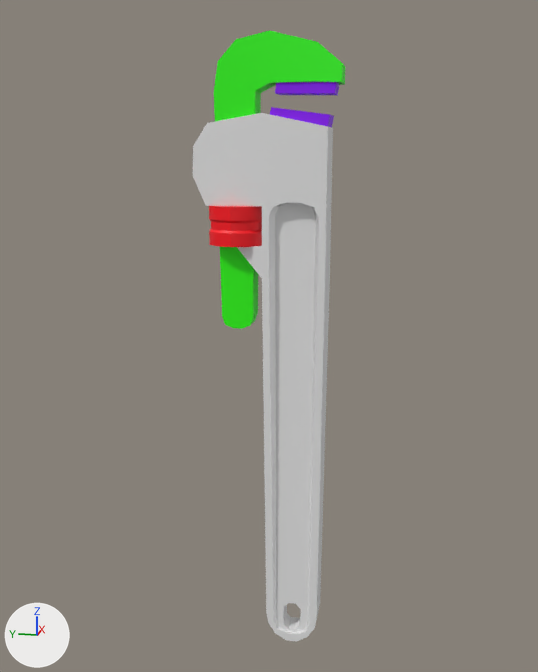
Renders of the glTF model equipment/models/wrench.glb from each side of a commit.
Rendered twice from a 50 mm lens placed at (-1.271, -0.205, 0.475), pointed at (0.011, 0.051, 0.155). The axes (+X, +Y, +Z) are drawn at lower left. The lights are the same throughout. Where no turn or scale is listed for an object, it has been applied to the vertices. Vertices at the same position are counted once.

Script lines for the objects in view, before the commit:
```python
me_cube_001 = bpy.data.meshes.new('Cube.001')
me_cube_001.from_pydata(...)  # 132 vertices, 264 faces; spans x -0.035..0.035, y -0.054..0.177, z -0.44..0.538
me_cube_002 = bpy.data.meshes.new('Cube.002')
me_cube_002.from_pydata(...)  # 36 vertices, 68 faces; spans x -0.025..0.025, y -0.157..0.055, z -0.238..0.252
me_cube_002.materials.append(mat_defaultmaterial)
me_cube_003 = bpy.data.meshes.new('Cube.003')
me_cube_003.from_pydata(...)  # 8 vertices, 12 faces; spans x -0.0291..0.0291, y -0.0503..0.0503, z -0.0235..0.0095
me_cube_003.materials.append(mat_defaultmaterial_001)
me_cube_009 = bpy.data.meshes.new('Cube.009')
me_cube_009.from_pydata(...)  # 8 vertices, 12 faces; spans x -0.0228..0.0228, y -0.0503..0.0488, z -0.0182..0.0043
me_cube_009.materials.append(mat_defaultmaterial_003)
me_cylinder = bpy.data.meshes.new('Cylinder')
me_cylinder.from_pydata(...)  # 72 vertices, 140 faces; spans x -0.0503..0.0503, y -0.0503..0.0503, z -0.0335..0.0335
me_cylinder.materials.append(mat_defaultmaterial_002)
ob_cube = bpy.data.objects.new('Cube', me_cube_001)
ob_cube.location = (0.0, 0.0, 0.0)
ob_cube_001 = bpy.data.objects.new('Cube.001', me_cube_002)
ob_cube_001.location = (0.0, 0.083, 0.412)
ob_cube_002 = bpy.data.objects.new('Cube.002', me_cube_003)
ob_cube_002.location = (0.0, -0.006, 0.537)
ob_cube_004 = bpy.data.objects.new('Cube.004', me_cube_009)
ob_cube_004.location = (0.0, -0.015, 0.585)
ob_cylinder = bpy.data.objects.new('Cylinder', me_cylinder)
ob_cylinder.location = (0.0, 0.105, 0.354)
```
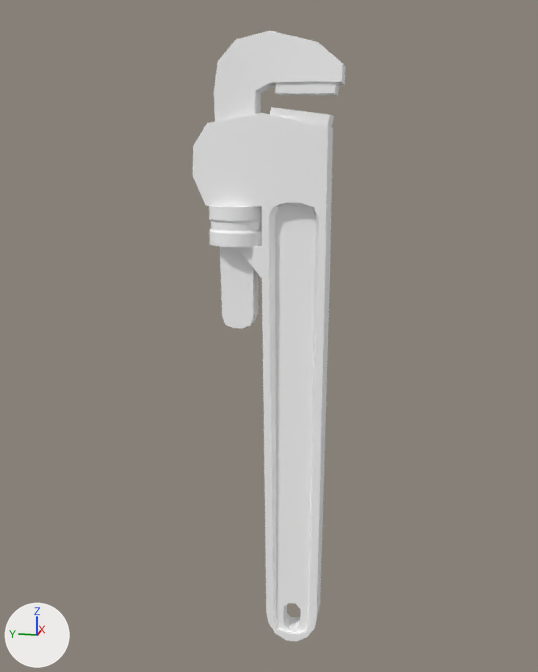
Where the change shows, as pixel boxes [x1, y1, x2, y2] in the pictures (538 x 672 px):
'Cube', recoloured: [193, 113, 333, 641] in both
part 2 of me_cube_002, recoloured (green to white): [214, 30, 345, 329] in both
part 3 of me_cube_003, recoloured (purple to white): [270, 107, 334, 128] in both
part 4 of me_cylinder, recoloured (red to white): [209, 206, 262, 247] in both
part 5 of me_cube_009, recoloured (purple to white): [275, 82, 339, 95] in both

The change in detail:
me_cube_001 has 132 vertices, 264 faces and spans x -0.035..0.035, y -0.054..0.177, z -0.44..0.538.
me_cube_001 is used by ob_cube; location (0.0, 0.0, 0.0).
me_cube_001 part 1: vertex colours changed.
me_cube_001 now uses material mat_defaultmaterial.
me_cube_002 has 36 vertices, 68 faces and spans x -0.025..0.025, y -0.157..0.055, z -0.238..0.252.
me_cube_002 is used by ob_cube_001; location (0.0, 0.083, 0.412).
me_cube_002 part 2: 68 faces centred in x -0.024..0.024, y -0.157..0.052, z -0.238..0.248 are repainted in the vertex colours; the middle colour goes from green #2bff00 to white #ffffff.
me_cube_003 has 8 vertices, 12 faces and spans x -0.0291..0.0291, y -0.0503..0.0503, z -0.0235..0.0095.
me_cube_003 is used by ob_cube_002; location (0.0, -0.006, 0.537).
me_cube_003 part 3: 12 faces centred in x -0.0291..0.0291, y -0.0488..0.0488, z -0.0193..0.0053 are repainted in the vertex colours; the middle colour goes from purple #8d00ff to white #ffffff.
me_cylinder has 72 vertices, 140 faces and spans x -0.0503..0.0503, y -0.0503..0.0503, z -0.0335..0.0335.
me_cylinder is used by ob_cylinder; location (0.0, 0.105, 0.354).
me_cylinder part 4: 140 faces centred in x -0.0481..0.0481, y -0.0481..0.0481, z -0.0335..0.0335 are repainted in the vertex colours; the middle colour goes from red #ff0016 to white #ffffff.
me_cube_009 has 8 vertices, 12 faces and spans x -0.0228..0.0228, y -0.0503..0.0488, z -0.0182..0.0043.
me_cube_009 is used by ob_cube_004; location (0.0, -0.015, 0.585).
me_cube_009 part 5: 12 faces centred in x -0.0228..0.0228, y -0.0496..0.0481, z -0.0177..0.0038 are repainted in the vertex colours; the middle colour goes from purple #8d00ff to white #ffffff.
